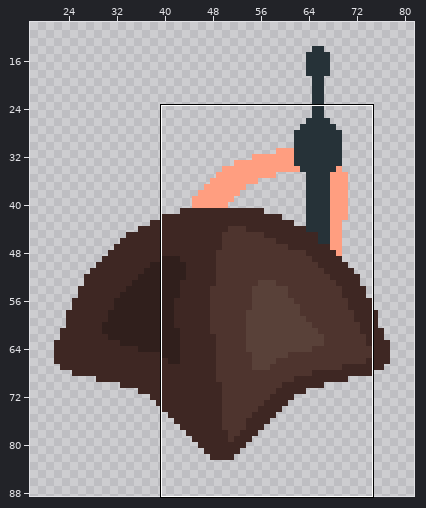
Two states of a sprite sheet, AI Takeover/player.png. Above, an overview of the earlier version with the close-up marked.
Close-up. Earlier state:
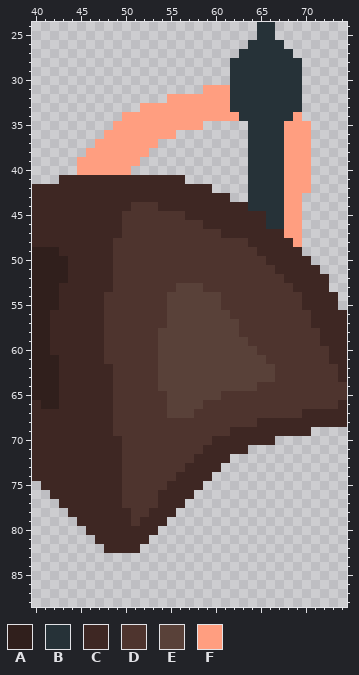
The file is 100x100 pixels. Colours within 5 levels of each other are drawn and written as one. Shown: x 40..74, y 24..88. The wide view leaves out empty margins.
Palette (. is transparent): A #301f1c  B #263238  C #3e2723  D #4e342e  E #594139  F #ff9e80
After:
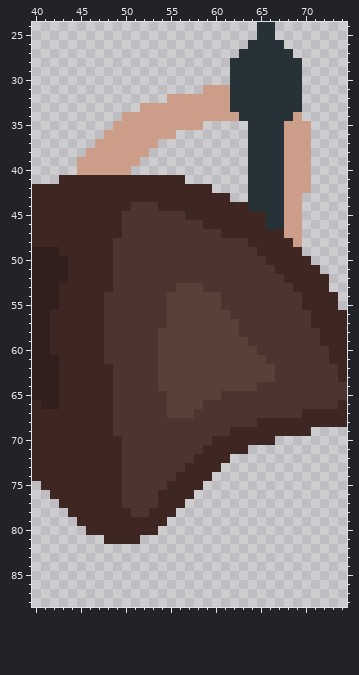
The edit:
{"colour":"F","old":"#ff9e80","new":"#cc9e89"}
{"y":79,"x":51,"old":"D","new":"C"}
{"y":81,"x":47,"old":"C","new":"."}
{"y":81,"x":52,"old":"C","new":"."}
{"y":82,"x":48,"old":"CCCC","new":"...."}
